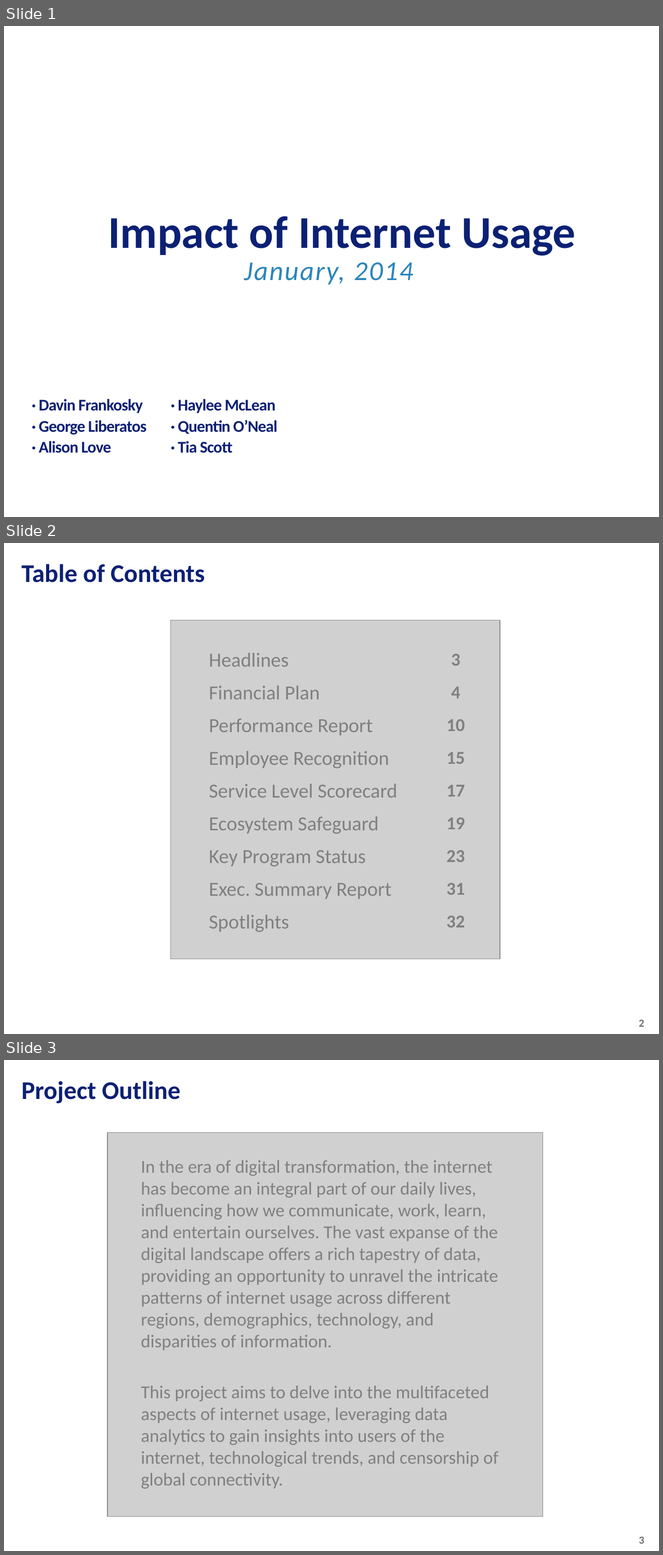
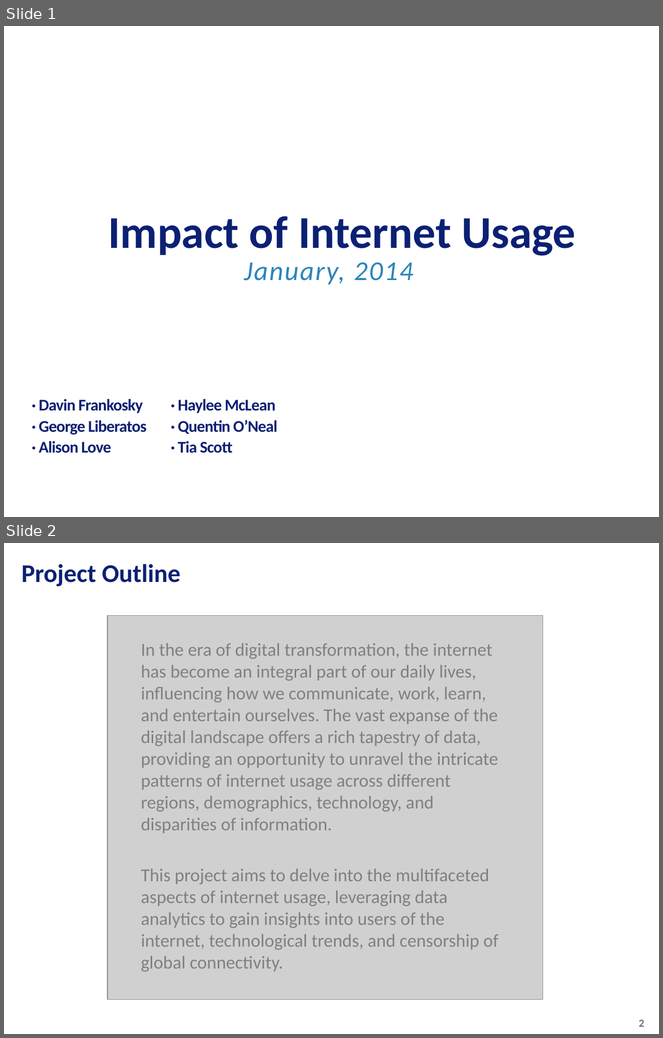
Before and after one commit to tiascott01/07_GroupProject1, a slide deck: Data Presentation.pptx. Shown one above the other, each under a label of ours: slides 1, 2 and 3 before the commit, slides 1 and 2 after it. The pictures are 663x1555 and 663x1038 pixels, drawn with LibreOffice and Linux fonts; fonts in the diff are those of the drawing; grey boxes stand for pictures; background and template pictures are left out. Boxes give left, top, right and bottom in pixels: in the first picture for what was removed or moved away, otherwise in the second. Text is boxed around its words. In the diff, an @@ line names an element or a change of style, - is before the commit and + after.

```diff
--- a/Data Presentation.pptx
+++ b/Data Presentation.pptx
@@ slide 2 removed at (4, 543, 659, 1034), background picture (left out); not listed: 1 template element that a slide beside it also shows @@
@@ title removed at (22, 564, 205, 583) @@
-Table of Contents
@@ picture removed at (170, 620, 500, 960) @@
@@ table removed at (203, 643, 479, 938), 9 rows, 2 columns @@
-Headlines | 3
-Financial Plan | 4
-Performance Report | 10
-Employee Recognition | 15
-Service Level Scorecard | 17
-Ecosystem Safeguard | 19
-Key Program Status | 23
-Exec. Summary Report | 31
-Spotlights | 32
@@ what was slide 3 is now slide 2 @@
@@ page number at (639, 1020, 645, 1027): text changed @@
-3
+2
```
Also in this commit, not shown: 1 slide changed, 12 slides added, 3 other slides removed.
